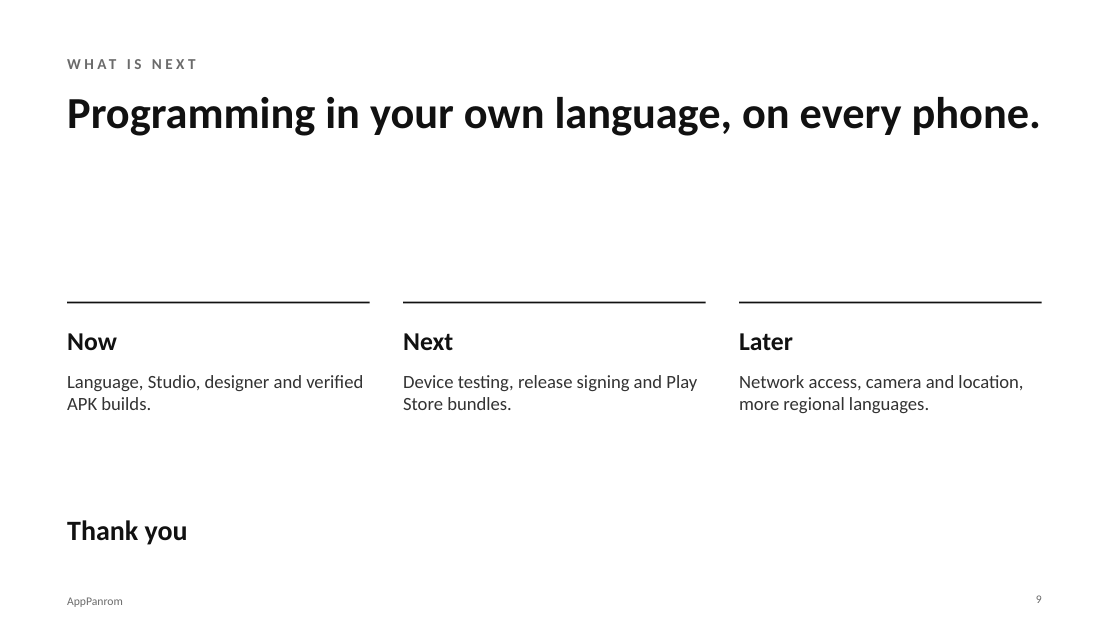
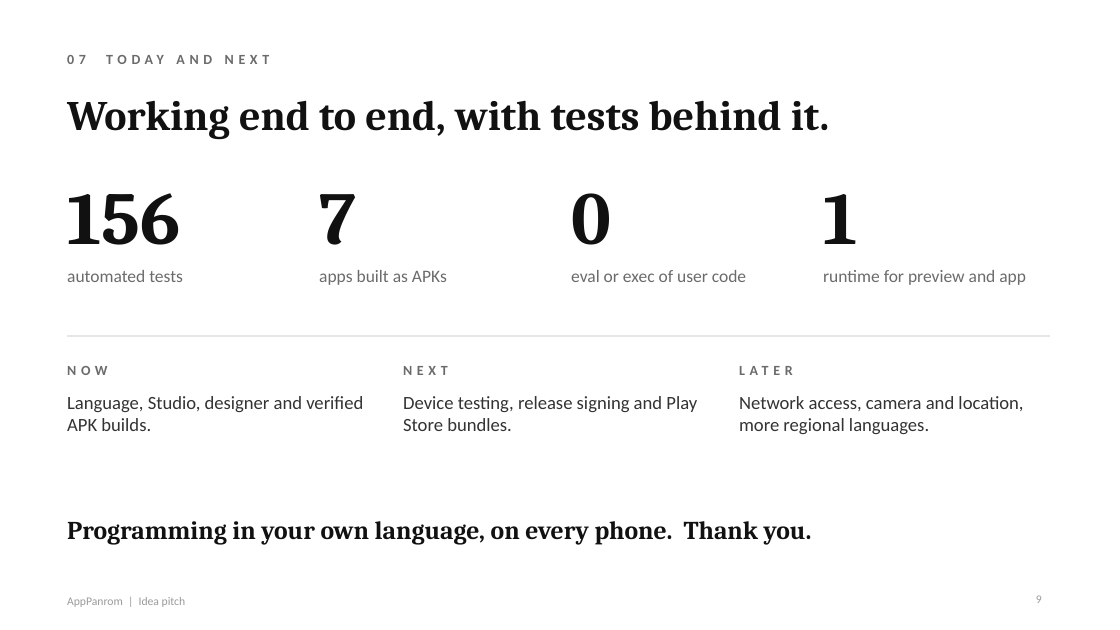
Before and after one commit to shalomarputhasingh/AppPanrom, a slide deck: slide 9 of docs/presentation/AppPanrom_Pitch.pptx. Drawn at 1120x630 pixels with LibreOffice and Linux fonts; fonts in the diff are those of the drawing. Boxes give left, top, right and bottom in pixels: in the first picture for what was removed or moved away, otherwise in the second. Text is boxed around its words. In the diff, an @@ line names an element or a change of style, - is before the commit and + after.

```diff
--- a/docs/presentation/AppPanrom_Pitch.pptx
+++ b/docs/presentation/AppPanrom_Pitch.pptx
@@ text at [67, 55, 86, 64]: text changed; size 13 to 12 pt @@
-WHAT IS NEXT
+07 TODAY AND NEXT
@@ text added at [67, 100, 830, 140], 36 pt, text #111111, bold @@
+Working end to end, with tests behind it.
@@ text added at [67, 193, 180, 245], 64 pt, text #111111, bold @@
+156
@@ text added at [319, 194, 356, 245], 64 pt, text #111111, bold @@
+7
@@ text added at [571, 193, 611, 245], 64 pt, text #111111, bold @@
+0
@@ text added at [823, 194, 857, 244], 64 pt, text #111111, bold @@
+1
@@ text added at [67, 270, 183, 282], 15 pt, text #6B6B6B @@
+automated tests
@@ text added at [319, 270, 447, 285], 15 pt, text #6B6B6B @@
+apps built as APKs
@@ text added at [571, 270, 746, 282], 15 pt, text #6B6B6B @@
+eval or exec of user code
@@ text added at [823, 270, 1026, 285], 15 pt, text #6B6B6B @@
+runtime for preview and app
@@ line removed from (67, 302) to (370, 302) @@
@@ line removed from (403, 302) to (706, 302) @@
@@ line removed from (739, 302) to (1042, 302) @@
@@ line added from (67, 336) to (1050, 336), #D9D9D9 1 pt @@
@@ text at [739, 333, 793, 350]: text changed; size 22 to 12 pt; text colour #111111 to #6B6B6B @@
-Later
+LATER
@@ text at [67, 366, 107, 375]: text changed; size 22 to 12 pt; text colour #111111 to #6B6B6B @@
-Now
+NOW
@@ text at [403, 366, 448, 375]: text changed; size 22 to 12 pt; text colour #111111 to #6B6B6B @@
-Next
+NEXT
@@ text "Language, Studio, designer and verified ...": place and size @@
-text "Language, Studio, designer and verified ..." at [67, 375, 363, 410]
+text "Language, Studio, designer and verified ..." at [67, 396, 363, 431]
@@ text "Device testing, release signing and ...": place and size @@
-text "Device testing, release signing and ..." at [403, 375, 697, 410]
+text "Device testing, release signing and ..." at [403, 396, 697, 431]
@@ text "Network access, camera and location, ...": place and size @@
-text "Network access, camera and location, ..." at [739, 375, 1023, 413]
+text "Network access, camera and location, ..." at [739, 396, 1023, 434]
@@ text "Programming in your own language, ..." at [67, 521, 812, 545]: vertical alignment top to middle @@
@@ text at [67, 521, 812, 545]: text changed; size 38 to 22 pt; font Calibri to Cambria @@
-Programming in your own language, on every phone.
+Programming in your own language, on every phone. Thank you.
@@ text removed at [67, 520, 188, 545] @@
-Thank you
@@ text at [67, 597, 186, 607]: text changed; text colour #6B6B6B to #9A9A9A @@
-AppPanrom
+AppPanrom | Idea pitch
@@ page number at [1036, 595, 1042, 603]: text colour #6B6B6B to #9A9A9A @@
```
Also in this commit, not shown: 7 other slides changed, 1 slide added, 1 slide removed, 1 other file.
